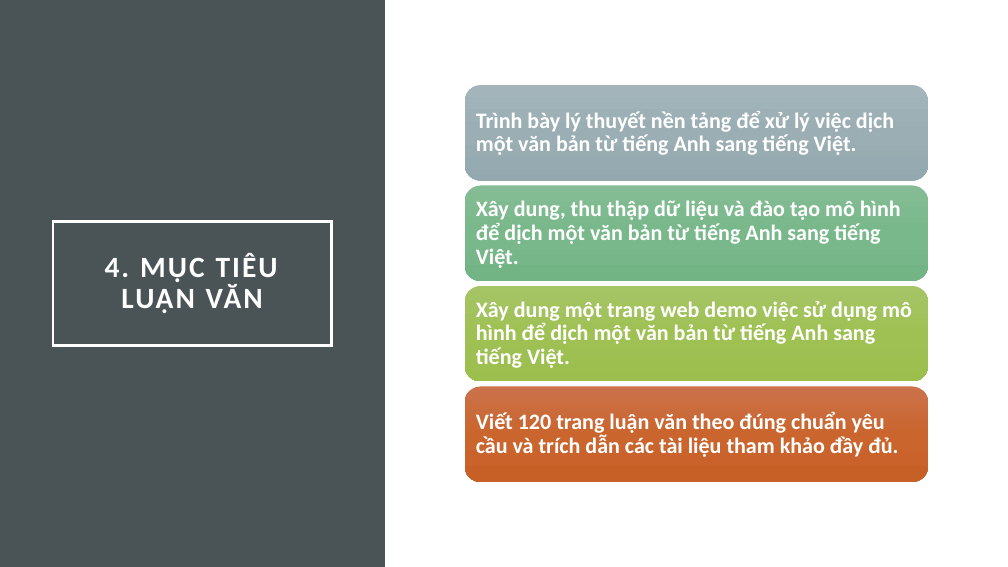
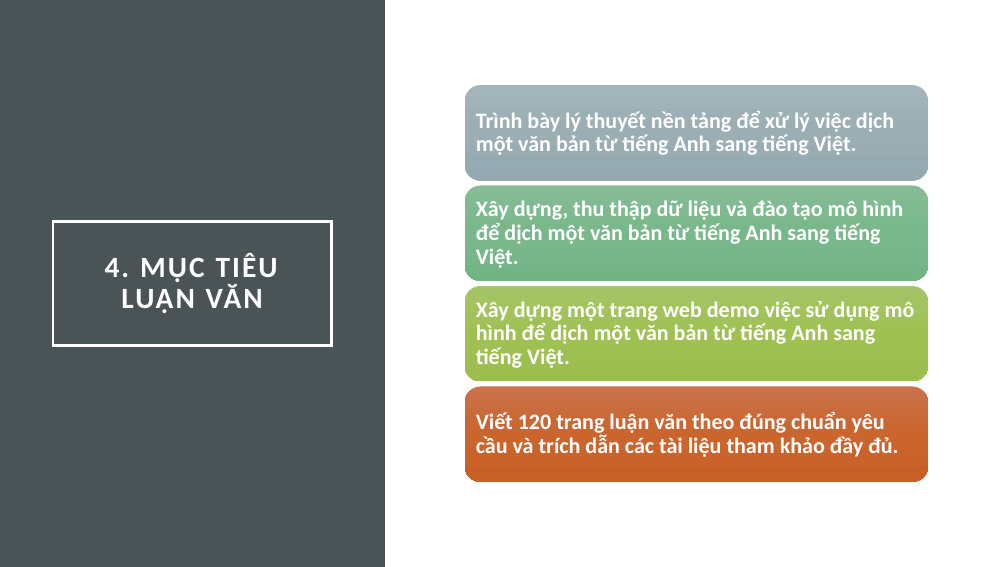
Before and after one commit to nmtri1912/kltn, a slide deck: slide 9 of Tài liệu/Presentation.pptx. Drawn at 1008x567 pixels with LibreOffice and Linux fonts; fonts in the diff are those of the drawing. Boxes give left, top, right and bottom in pixels: in the first picture for what was removed or moved away, otherwise in the second. Text is boxed around its words. In the diff, an @@ line names an element or a change of style, - is before the commit and + after.

Commit message:
update presentation

```diff
--- a/Tài liệu/Presentation.pptx
+++ b/Tài liệu/Presentation.pptx
@@ text at (x1=476, y1=200, x2=903, y2=268): text changed @@
-Xây dung, thu thập dữ liệu và đào tạo mô hình để dịch một văn bản từ tiếng Anh sang tiếng Việt.
+Xây dựng, thu thập dữ liệu và đào tạo mô hình để dịch một văn bản từ tiếng Anh sang tiếng Việt.
@@ text at (x1=476, y1=301, x2=915, y2=368): text changed @@
-Xây dung một trang web demo việc sử dụng mô hình để dịch một văn bản từ tiếng Anh sang tiếng Việt.
+Xây dựng một trang web demo việc sử dụng mô hình để dịch một văn bản từ tiếng Anh sang tiếng Việt.
```
Also in this commit, not shown: 5 other slides changed.
